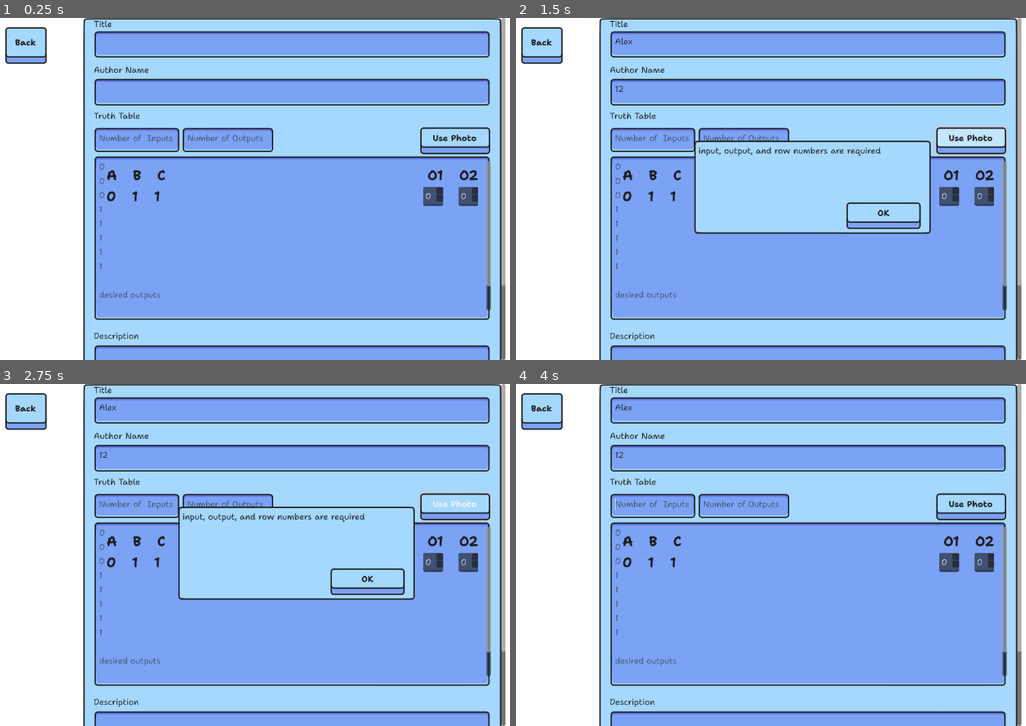
Above: before the commit, frames 1-4 (two rows, left to right).
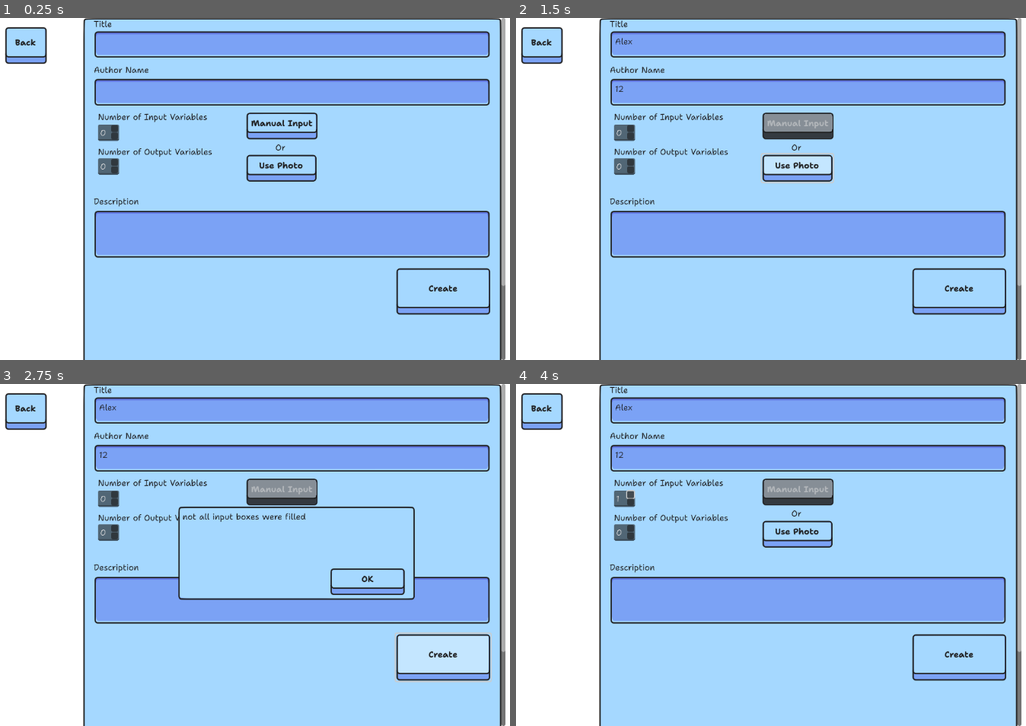
Above: after the commit, the same moments.

Repository: sininen-blue/logic-gate-tesseract
Game: Godot game, scene res://ui/custom_levels/create_custom_level.tscn
Two runs of this game, one before a commit and one after it. Both use one fixed random seed, a clock stepped at 60 frames per second and the inputs below. This scene is started directly instead of the project's main scene.
Inputs (mouse positions are in pixels of both pictures, inside the frame that each line leads up to):
- Up to frame 1 (0.25 s): no input
- Up to frame 2 (1.5 s): click (806, 45) at 0.52 s; type "Alex" at 0.6 s; click (806, 93) at 0.75 s; type "12" at 0.83 s; click "Use Photo" at 1.25 s
- Up to frame 3 (2.75 s): click (443, 657) at 2 s, where only the run after the commit has a clickable "Create"
- Up to frame 4 (4 s): click "OK" at 2.75 s; click (628, 493) at 3.52 s

The runs differ from the first frame. In frame 1, 35% of the frame differs, in the area x 18-97%, y 27-100%; in frame 2, 33%; in frame 3, 28%; in frame 4, 35%.

Commit message:
manual button now works, half my shit is commented out

Diff:
--- a/ui/custom_levels/create_custom_level.gd
+++ b/ui/custom_levels/create_custom_level.gd
@@ -5,10 +5,7 @@
 @onready var description_edit: TextEdit = %DescriptionEdit
 
 @onready var file_dialog: FileDialog = %FileDialog
-@onready var input_num_edit: TextEdit = %InputNumEdit
-@onready var output_num_edit: TextEdit = %OutputNumEdit
 @onready var photo_button: Button = %PhotoButton
-@onready var truth_table_edit: TextEdit = %TruthTableEdit
 
 @onready var animation_player: AnimationPlayer = $AnimationPlayer
 @onready var spinner_sprite: Sprite2D = %SpinnerSprite
@@ -16,6 +13,12 @@
 @onready var error_panel: Panel = %ErrorPanel
 @onready var create_button: Button = %CreateButton
 @onready var confirmation_dialog: ConfirmationDialog = $ConfirmationDialog
+
+@onready var manual_button: Button = $ScrollContainer/Panel/Main/TruthTableInputs/ManualButton
+
+@onready var input_edit: IncrementEdit = $ScrollContainer/Panel/Main/TruthTableInputs/InputEdit
+@onready var output_edit: IncrementEdit = $ScrollContainer/Panel/Main/TruthTableInputs/OutputEdit
+@onready var truth_table: ScrollContainer = $ScrollContainer/Panel/Main/TruthTable
 
 var exec_thread: Thread = Thread.new()
 
@@ -38,14 +41,14 @@
 func _ready() -> void:
 	create_button.pressed.connect(create_level)
 
+	input_count = input_edit.count
+	output_count = output_edit.count
+
 ## TODO: replace all print statements with proper error handling
 func create_level() -> void:
 	if (title_edit.text == "" or
 		author_edit.text == "" or
-		description_edit.text == "" or
-		input_num_edit.text == "" or
-		output_num_edit.text == "" or
-		truth_table_edit.text == ""):
+		description_edit.text == ""):
 		error_panel.show_error("not all input boxes were filled")
 		return
 
@@ -54,23 +57,21 @@
 	level_data["author"] = author_edit.text
 	level_data["create_date"] = Time.get_time_dict_from_system() # TODO: this isn't the proper format
 	level_data["description"] = description_edit.text
-	level_data["end_count"] = output_num_edit.text
+	# level_data["end_count"] = output_num_edit.text
 
-	# TODO:
-	# maybe make the table dynamic basedo on number of inputs
-	# error checking
-	input_count = int(input_num_edit.text)
-	output_count = int(output_num_edit.text)
-	var truth_table : Array[String] = generate_truth_table(input_count)
-	var output_array : PackedStringArray = truth_table_edit.text.split("\n", false)
-	if len(output_array[0]) != int(output_num_edit.text):
-		error_panel.show_error("not the correct amount of output values")
-		return
-	if len(output_array) != pow(2, input_count):
-		error_panel.show_error("not the correct amount of rows")
-		return
-	for i in range(len(truth_table)):
-		truth_table[i] += output_array[i]
+
+	# input_count = int(input_num_edit.text)
+	# output_count = int(output_num_edit.text)
+	#var truth_table : Array[String] = generate_truth_table(input_count)
+	#var output_array : PackedStringArray = truth_table_edit.text.split("\n", false)
+	#if len(output_array[0]) != int(output_num_edit.text):
+	#	error_panel.show_error("not the correct amount of output values")
+	#	return
+	#if len(output_array) != pow(2, input_count):
+		#error_panel.show_error("not the correct amount of rows")
+		#return
+	#for i in range(len(truth_table)):
+		#truth_table[i] += output_array[i]
 	level_data["truth_table"] = truth_table
 
 	var json_string : String = JSON.stringify(level_data, "\t")
@@ -100,29 +101,30 @@
 
 
 func _on_photo_button_pressed() -> void:
-	if (input_num_edit.text == "" or
-		output_num_edit.text == ""):
-		error_panel.show_error("input, output, and row numbers are required")
-		return
-
-	if input_num_edit.text.is_valid_int() == false:
-		error_panel.show_error("number of inputs isn't a number")
-		return
-	if output_num_edit.text.is_valid_int() == false:
-		error_panel.show_error("number of outputs isn't a number")
-		return
-
-	if int(input_num_edit.text) > 6:
-		error_panel.show_error("Game does not support more than 6 input variables")
-		return
-
-	if int(output_num_edit.text) > 6:
-		error_panel.show_error("Game does not support more than 6 outputs variables")
-		return
-		confirmation_dialog.visible = true
-	else:
-		file_dialog.visible = true
-		file_dialog.add_filter("*.jpg, *.jpeg, *.png", "Images")
+	manual_button.disabled = true
+	#if (input_num_edit.text == "" or
+		#output_num_edit.text == ""):
+		#error_panel.show_error("input, output, and row numbers are required")
+		#return
+	#
+	#if input_num_edit.text.is_valid_int() == false:
+		#error_panel.show_error("number of inputs isn't a number")
+		#return
+	#if output_num_edit.text.is_valid_int() == false:
+		#error_panel.show_error("number of outputs isn't a number")
+		#return
+	#
+	#if int(input_num_edit.text) > 6:
+		#error_panel.show_error("Game does not support more than 6 input variables")
+		#return
+	#
+	#if int(output_num_edit.text) > 6:
+		#error_panel.show_error("Game does not support more than 6 outputs variables")
+		#return
+		#confirmation_dialog.visible = true
+	#else:
+		#file_dialog.visible = true
+		#file_dialog.add_filter("*.jpg, *.jpeg, *.png", "Images")
 
 
 func _on_confirmation_dialog_confirmed() -> void:
@@ -143,35 +145,52 @@
 	if exec_thread.is_alive():
 		animation_player.play("loading")
 		spinner_sprite.visible = true
-		truth_table_edit.editable = false
+		#truth_table_edit.editable = false
 		create_button.disabled = true
 	else:
 		spinner_sprite.visible = false
-		truth_table_edit.editable = true
+		#truth_table_edit.editable = true
 		create_button.disabled = false
 
 		var truth_table: Array = exec_thread.wait_to_finish()
-		for row: String in truth_table.slice(1, truth_table.size()):
-			truth_table_edit.text += row.right(output_count)+"\n"
+		#for row: String in truth_table.slice(1, truth_table.size()):
+			#truth_table_edit.text += row.right(output_count)+"\n"
 
 
 func download(image_path: String) -> Array:
 	var output: Array = []
 
-	input_count = int(input_num_edit.text)
-	output_count = int(output_num_edit.text)
+	#input_count = int(input_num_edit.text)
+	#output_count = int(output_num_edit.text)
 
 	var program_path: String = "ocr/dist/ocr.exe"
-	var column_count: int = input_count+output_count
+	#var column_count: int = input_count+output_count
 
-	var args: Array = [image_path, "-c", column_count, "-i", input_count]
-	if DataManager.settings["use_path"] == false:
-		args.append("-a")
-		args.append(DataManager.settings["tesseract_path"])
-
-	OS.execute(program_path, args, output, false, false)
+	#var args: Array = [image_path, "-c", column_count, "-i", input_count]
+	#if DataManager.settings["use_path"] == false:
+		#args.append("-a")
+		#args.append(DataManager.settings["tesseract_path"])
+	#
+	#OS.execute(program_path, args, output, false, false)
 
 	var json_string: String = output[0].get_slice("\n", 0)
 	var truth_table: Array = JSON.parse_string(json_string)["truth_table"]
 
 	return truth_table
+
+
+func _on_manual_button_pressed() -> void:
+	truth_table.visible = true
+	truth_table.make_table(input_count, output_count)
+
+
+func _on_input_edit_count_changed(new_count: int) -> void:
+	input_count = new_count
+	if truth_table.visible:
+		truth_table.make_table(input_count, output_count)
+
+
+func _on_output_edit_count_changed(new_count: int) -> void:
+	output_count = new_count
+	if truth_table.visible:
+		truth_table.make_table(input_count, output_count)
--- a/ui/custom_levels/create_custom_level.tscn
+++ b/ui/custom_levels/create_custom_level.tscn
@@ -3,7 +3,7 @@
 [ext_resource type="Script" path="res://ui/custom_levels/create_custom_level.gd" id="1_uiy2w"]
 [ext_resource type="PackedScene" uid="uid://b4f4srb41fiu6" path="res://ui/components/error_panel.tscn" id="2_1ogc4"]
 [ext_resource type="Texture2D" uid="uid://ccg83ip0r3ljn" path="res://assets/UI/icons/spinner.png" id="2_46gef"]
-[ext_resource type="Theme" uid="uid://c037ts28mkfoy" path="res://ui/themes/Bold.tres" id="3_pg5ws"]
+[ext_resource type="PackedScene" uid="uid://c3jqs3pq4mpki" path="res://ui/custom_levels/truth_table.tscn" id="4_e7hyx"]
 [ext_resource type="PackedScene" uid="uid://dnhtijfjnpwty" path="res://ui/components/increment_edit.tscn" id="4_x3g33"]
 
 [sub_resource type="Animation" id="Animation_hhhcl"]
@@ -11,7 +11,7 @@
 tracks/0/type = "value"
 tracks/0/imported = false
 tracks/0/enabled = true
-tracks/0/path = NodePath("ScrollContainer/Panel/Main/ButtonLabel/SpinnerSprite:rotation")
+tracks/0/path = NodePath("ScrollContainer/Panel/Main/TruthTableInputs/SpinnerSprite:rotation")
 tracks/0/interp = 1
 tracks/0/loop_wrap = true
 tracks/0/keys = {
@@ -23,7 +23,7 @@
 tracks/1/type = "value"
 tracks/1/imported = false
 tracks/1/enabled = true
-tracks/1/path = NodePath("ScrollContainer/Panel/Main/ButtonLabel/SpinnerSprite:scale")
+tracks/1/path = NodePath("ScrollContainer/Panel/Main/TruthTableInputs/SpinnerSprite:scale")
 tracks/1/interp = 1
 tracks/1/loop_wrap = true
 tracks/1/keys = {
@@ -40,7 +40,7 @@
 tracks/0/type = "value"
 tracks/0/imported = false
 tracks/0/enabled = true
-tracks/0/path = NodePath("ScrollContainer/Panel/Main/ButtonLabel/SpinnerSprite:rotation")
+tracks/0/path = NodePath("ScrollContainer/Panel/Main/TruthTableInputs/SpinnerSprite:rotation")
 tracks/0/interp = 1
 tracks/0/loop_wrap = true
 tracks/0/keys = {
@@ -52,7 +52,7 @@
 tracks/1/type = "value"
 tracks/1/imported = false
 tracks/1/enabled = true
-tracks/1/path = NodePath("ScrollContainer/Panel/Main/ButtonLabel/SpinnerSprite:scale")
+tracks/1/path = NodePath("ScrollContainer/Panel/Main/TruthTableInputs/SpinnerSprite:scale")
 tracks/1/interp = 1
 tracks/1/loop_wrap = true
 tracks/1/keys = {
@@ -152,128 +152,78 @@
 grow_horizontal = 2
 grow_vertical = 0
 
-[node name="ButtonLabel" type="Label" parent="ScrollContainer/Panel/Main"]
-custom_minimum_size = Vector2(0, 400)
-layout_mode = 2
-text = "Truth Table"
-
-[node name="InputNumEdit" type="TextEdit" parent="ScrollContainer/Panel/Main/ButtonLabel"]
-unique_name_in_owner = true
-layout_mode = 1
-offset_top = 33.0
-offset_right = 164.0
-offset_bottom = 82.0
-placeholder_text = "Number of  Inputs"
-
-[node name="OutputNumEdit" type="TextEdit" parent="ScrollContainer/Panel/Main/ButtonLabel"]
-unique_name_in_owner = true
-layout_mode = 1
-offset_left = 167.0
-offset_top = 33.0
-offset_right = 342.0
-offset_bottom = 82.0
-placeholder_text = "Number of Outputs"
-
-[node name="PhotoButton" type="Button" parent="ScrollContainer/Panel/Main/ButtonLabel"]
+[node name="TruthTableInputs" type="Control" parent="ScrollContainer/Panel/Main"]
+custom_minimum_size = Vector2(0, 145)
+layout_mode = 2
+
+[node name="Label" type="Label" parent="ScrollContainer/Panel/Main/TruthTableInputs"]
+layout_mode = 0
+offset_left = 8.0
+offset_top = 2.0
+offset_right = 216.0
+offset_bottom = 25.0
+text = "Number of Input Variables"
+
+[node name="Label2" type="Label" parent="ScrollContainer/Panel/Main/TruthTableInputs"]
+layout_mode = 0
+offset_left = 8.0
+offset_top = 68.0
+offset_right = 225.0
+offset_bottom = 91.0
+text = "Number of Output Variables"
+
+[node name="Label3" type="Label" parent="ScrollContainer/Panel/Main/TruthTableInputs"]
+layout_mode = 0
+offset_left = 344.0
+offset_top = 60.0
+offset_right = 363.0
+offset_bottom = 83.0
+text = "Or"
+
+[node name="InputEdit" parent="ScrollContainer/Panel/Main/TruthTableInputs" instance=ExtResource("4_x3g33")]
+layout_mode = 1
+offset_left = 8.0
+offset_top = 28.0
+offset_right = 48.0
+offset_bottom = 59.0
+
+[node name="OutputEdit" parent="ScrollContainer/Panel/Main/TruthTableInputs" instance=ExtResource("4_x3g33")]
+layout_mode = 1
+offset_left = 8.0
+offset_top = 92.0
+offset_right = 48.0
+offset_bottom = 123.0
+
+[node name="ManualButton" type="Button" parent="ScrollContainer/Panel/Main/TruthTableInputs"]
+layout_mode = 0
+offset_left = 288.0
+offset_top = 4.0
+offset_right = 425.0
+offset_bottom = 57.0
+text = "Manual Input"
+
+[node name="PhotoButton" type="Button" parent="ScrollContainer/Panel/Main/TruthTableInputs"]
 unique_name_in_owner = true
 layout_mode = 1
 anchors_preset = 10
 anchor_right = 1.0
-offset_left = 617.0
-offset_top = 32.0
-offset_bottom = 75.0
+offset_left = 288.0
+offset_top = 84.0
+offset_right = -329.0
+offset_bottom = 137.0
 grow_horizontal = 2
 text = "Use Photo"
 
-[node name="TruthTableEdit" type="TextEdit" parent="ScrollContainer/Panel/Main/ButtonLabel"]
-unique_name_in_owner = true
-layout_mode = 1
-anchors_preset = 12
-anchor_top = 1.0
-anchor_right = 1.0
-anchor_bottom = 1.0
-offset_top = -313.0
-grow_horizontal = 2
-grow_vertical = 0
-placeholder_text = "0
-0
-0
-1
-1
-1
-1
-1
-
-desired outputs
-
-each new line is a row"
-
-[node name="SpinnerSprite" type="Sprite2D" parent="ScrollContainer/Panel/Main/ButtonLabel"]
+[node name="SpinnerSprite" type="Sprite2D" parent="ScrollContainer/Panel/Main/TruthTableInputs"]
 unique_name_in_owner = true
 visible = false
-position = Vector2(384, 226)
+position = Vector2(368, 178)
 rotation = -6.28319
 texture = ExtResource("2_46gef")
 
-[node name="ScrollContainer" type="ScrollContainer" parent="ScrollContainer/Panel/Main/ButtonLabel"]
-layout_mode = 0
-offset_left = 24.0
-offset_top = 106.0
-offset_right = 728.0
-offset_bottom = 394.0
-
-[node name="VBoxContainer" type="VBoxContainer" parent="ScrollContainer/Panel/Main/ButtonLabel/ScrollContainer"]
-layout_mode = 2
-size_flags_horizontal = 3
-
-[node name="Headings" type="HBoxContainer" parent="ScrollContainer/Panel/Main/ButtonLabel/ScrollContainer/VBoxContainer"]
-layout_mode = 2
-theme = ExtResource("3_pg5ws")
-theme_override_constants/separation = 30
-
-[node name="Label" type="Label" parent="ScrollContainer/Panel/Main/ButtonLabel/ScrollContainer/VBoxContainer/Headings"]
-layout_mode = 2
-text = "A"
-
-[node name="Label2" type="Label" parent="ScrollContainer/Panel/Main/ButtonLabel/ScrollContainer/VBoxContainer/Headings"]
-layout_mode = 2
-text = "B"
-
-[node name="Label3" type="Label" parent="ScrollContainer/Panel/Main/ButtonLabel/ScrollContainer/VBoxContainer/Headings"]
-layout_mode = 2
-size_flags_horizontal = 3
-text = "C"
-
-[node name="Label4" type="Label" parent="ScrollContainer/Panel/Main/ButtonLabel/ScrollContainer/VBoxContainer/Headings"]
-layout_mode = 2
-text = "O1"
-
-[node name="Label5" type="Label" parent="ScrollContainer/Panel/Main/ButtonLabel/ScrollContainer/VBoxContainer/Headings"]
-layout_mode = 2
-text = "O2"
-
-[node name="Headings2" type="HBoxContainer" parent="ScrollContainer/Panel/Main/ButtonLabel/ScrollContainer/VBoxContainer"]
-layout_mode = 2
-theme = ExtResource("3_pg5ws")
-theme_override_constants/separation = 30
-
-[node name="Label" type="Label" parent="ScrollContainer/Panel/Main/ButtonLabel/ScrollContainer/VBoxContainer/Headings2"]
-layout_mode = 2
-text = "0"
-
-[node name="Label2" type="Label" parent="ScrollContainer/Panel/Main/ButtonLabel/ScrollContainer/VBoxContainer/Headings2"]
-layout_mode = 2
-text = "1"
-
-[node name="Label3" type="Label" parent="ScrollContainer/Panel/Main/ButtonLabel/ScrollContainer/VBoxContainer/Headings2"]
-layout_mode = 2
-size_flags_horizontal = 3
-text = "1"
-
-[node name="IncrementEdit" parent="ScrollContainer/Panel/Main/ButtonLabel/ScrollContainer/VBoxContainer/Headings2" instance=ExtResource("4_x3g33")]
-layout_mode = 2
-
-[node name="IncrementEdit2" parent="ScrollContainer/Panel/Main/ButtonLabel/ScrollContainer/VBoxContainer/Headings2" instance=ExtResource("4_x3g33")]
+[node name="TruthTable" parent="ScrollContainer/Panel/Main" instance=ExtResource("4_e7hyx")]
+visible = false
+custom_minimum_size = Vector2(0, 300)
 layout_mode = 2
 
 [node name="DescriptionLabel" type="Label" parent="ScrollContainer/Panel/Main"]
@@ -322,6 +272,9 @@
 size = Vector2i(200, 116)
 
 [connection signal="file_selected" from="FileDialog" to="." method="_on_file_dialog_file_selected"]
-[connection signal="pressed" from="ScrollContainer/Panel/Main/ButtonLabel/PhotoButton" to="." method="_on_photo_button_pressed"]
+[connection signal="count_changed" from="ScrollContainer/Panel/Main/TruthTableInputs/InputEdit" to="." method="_on_input_edit_count_changed"]
+[connection signal="count_changed" from="ScrollContainer/Panel/Main/TruthTableInputs/OutputEdit" to="." method="_on_output_edit_count_changed"]
+[connection signal="pressed" from="ScrollContainer/Panel/Main/TruthTableInputs/ManualButton" to="." method="_on_manual_button_pressed"]
+[connection signal="pressed" from="ScrollContainer/Panel/Main/TruthTableInputs/PhotoButton" to="." method="_on_photo_button_pressed"]
 [connection signal="pressed" from="BackButton" to="." method="_on_back_button_pressed"]
 [connection signal="confirmed" from="ConfirmationDialog" to="." method="_on_confirmation_dialog_confirmed"]
